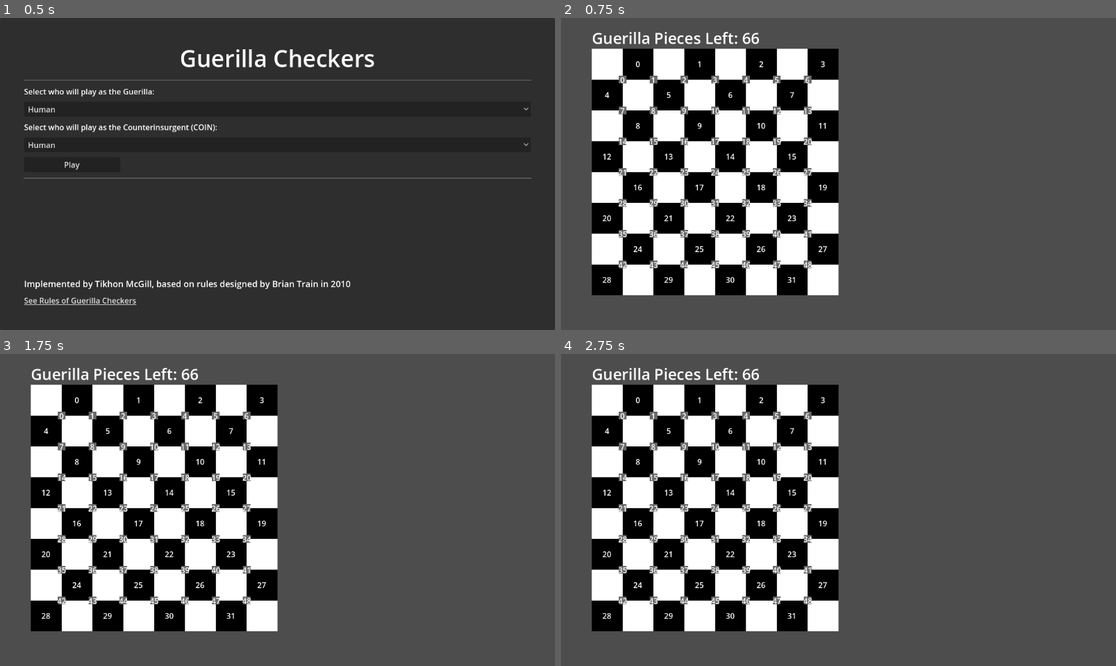
Above: before the commit, frames 1-4 (two rows, left to right).
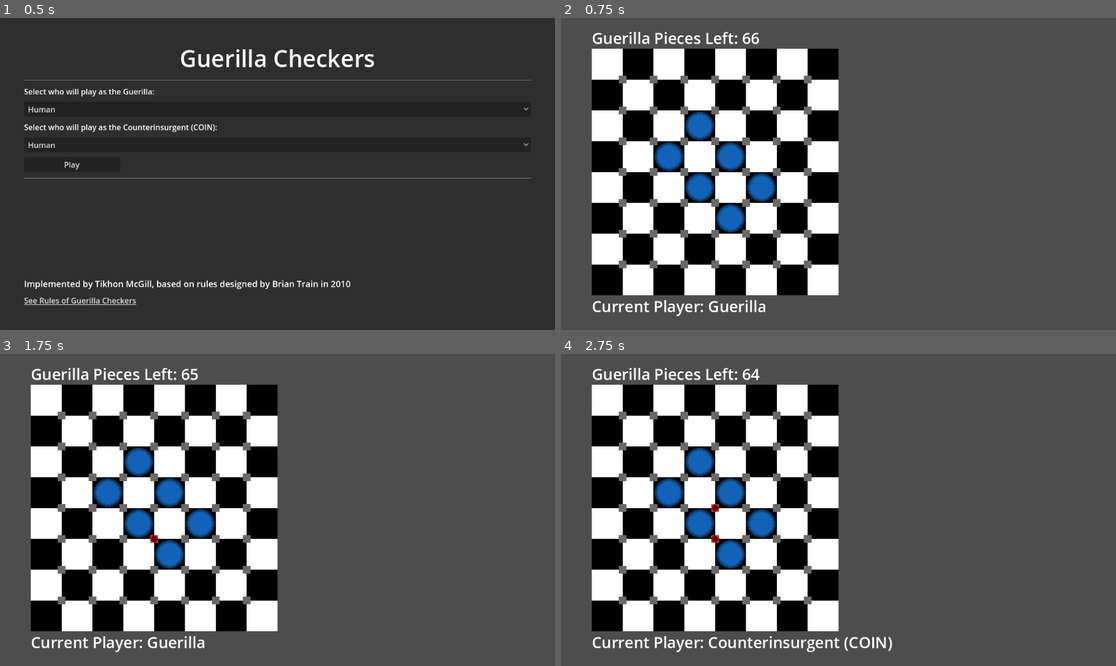
Above: after the commit, the same moments.

Repository: TikhonMcGill/guerilla-checkers
Game: Godot game, scene res://assets/scenes/main_menu/main_menu.tscn
Two runs of this game, one before a commit and one after it. Both use one fixed random seed, a clock stepped at 60 frames per second and the inputs below.
Inputs (mouse positions are in pixels of both pictures, inside the frame that each line leads up to):
- Up to frame 1 (0.5 s): no input
- Up to frame 2 (0.75 s): click "Play" at 0.5 s
- Up to frame 3 (1.75 s): tap Enter at 1.25 s; move the mouse to (399, 494) at 1.27 s
- Up to frame 4 (2.75 s): tap Space at 2 s; move the mouse to (727, 525) at 2.02 s

Frame 1 is identical in both runs. In frame 2, 3.9% of the frame differs, in the area x 5-48%, y 13-96%; in frame 3, 4.0%; in frame 4, 4.4%, in the area x 5-60%, y 4-96%.

Commit message:
Implement random move-taking for testing rules

Diff:
--- a/assets/objects/game_state.gd
+++ b/assets/objects/game_state.gd
@@ -213,6 +213,9 @@
 ##The corner into which the Guerilla has placed their first piece - saved so that the Game State knows next to which corner next piece must be placed
 var first_placed_piece_corner : int = -1
 
+##The COIN Checker that took a Guerilla Piece - this one will have to take all other available pieces
+var taking_coin_checker : int = -1
+
 ##The positions of the COIN Checkers - initially they are in positions corresponding to the diagram on https://www.di.fc.ul.pt/~jpn/gv/guerrilla.htm
 var coin_checker_positions : Array[int] = [9, 13, 14, 17, 18, 22]
 
@@ -260,7 +263,7 @@
 	return -1
 
 ##Get the Possible Corners into which the Guerilla Player can place their pieces
-func get_placeable_corners() -> Array[int]:
+func get_placeable_corners():
 	#If it's the first turn, the Guerilla can place their piece anywhere, so return all corners
 	if game_state == STATE.FIRST_TURN:
 		return CORNERS
@@ -290,7 +293,7 @@
 	return []
 
 ##Get the Possible Cells into which the COIN Player can move their Checker
-func get_moveable_cells(from_cell : int) -> Array[int]:
+func get_moveable_cells(from_cell : int):
 	assert(from_cell >= 0 and from_cell <= 31,"Cell to get Moveable cells of must be between 0 and 31")
 
 	#If it's the COIN Player's turn and they haven't taken a piece, the Checker can move to any unoccupied
@@ -307,12 +310,12 @@
 	#If the COIN Player took 1 or more pieces, then they can only move to an adjacent cell if it means taking another
 	#Guerilla Piece (per the rules of Guerilla Checkers)
 	elif game_state == STATE.COIN_TOOK_PIECE:
-		var movement_options = get_adjacent_cells(from_cell)
+		var movement_options = get_adjacent_cells(taking_coin_checker)
 		var result = []
 
 		for m in movement_options:
 			#Get the corner between the current Cell and the possible one to move to
-			var shared_corner := get_corner_between_cells(from_cell,m)
+			var shared_corner := get_corner_between_cells(taking_coin_checker,m)
 
 			#Can only move there if the next Cell is not occupied already by a Checker, and
 			#There exists a Guerilla piece in the corner between the 2 cells that can be taken
@@ -436,6 +439,7 @@
 		guerilla_piece_positions.erase(corner_between)
 		guerilla_piece_captured.emit(corner_between)
 		game_state = STATE.COIN_TOOK_PIECE
+		taking_coin_checker = to_cell
 
 	#Update the Game State
 
@@ -466,17 +470,22 @@
 func get_possible_moves() -> Array[Move]:
 	var current_player = get_current_player()
 
-	var moves = []
+	var moves : Array[Move] = []
 
 	if current_player == PLAYER.GUERILLA:
 		var placeable_corners = get_placeable_corners()
 		for p in placeable_corners:
 			moves.append(GuerillaPiecePlacementMove.new(p))
 	elif current_player == PLAYER.COIN:
-		for checker in coin_checker_positions:
-			var moveable_cells = get_moveable_cells(checker)
+		if game_state == STATE.COIN_TURN:
+			for checker in coin_checker_positions:
+				var moveable_cells = get_moveable_cells(checker)
+				for m in moveable_cells:
+					moves.append(COINCheckerMovementMove.new(checker,m))
+		elif game_state == STATE.COIN_TOOK_PIECE:
+			var moveable_cells = get_moveable_cells(taking_coin_checker)
 			for m in moveable_cells:
-				moves.append(COINCheckerMovementMove.new(checker,m))
+				moves.append(COINCheckerMovementMove.new(taking_coin_checker,m))
 
 	return moves
 
--- /dev/null
+++ b/assets/scenes/game_board/coin_checker/coin_checker.gd
@@ -0,0 +1,5 @@
+extends TextureRect
+
+class_name CoinChecker
+
+var my_cell : int
--- /dev/null
+++ b/assets/scenes/game_board/coin_checker/coin_checker.tscn
@@ -0,0 +1,11 @@
+[gd_scene load_steps=3 format=3 uid="uid://cueeockibnepn"]
+
+[ext_resource type="Texture2D" uid="uid://cnowo5he2x7d3" path="res://assets/scenes/game_board/coin_checker/coin_checker.png" id="1_qfg5i"]
+[ext_resource type="Script" path="res://assets/scenes/game_board/coin_checker/coin_checker.gd" id="2_hy3g5"]
+
+[node name="CoinChecker" type="TextureRect"]
+z_index = 2
+offset_right = 32.0
+offset_bottom = 32.0
+texture = ExtResource("1_qfg5i")
+script = ExtResource("2_hy3g5")
--- a/assets/scenes/game_board/corner/corner.tscn
+++ b/assets/scenes/game_board/corner/corner.tscn
@@ -3,6 +3,7 @@
 [ext_resource type="Script" path="res://assets/scenes/game_board/corner/corner.gd" id="1_24edk"]
 
 [node name="Corner" type="ColorRect"]
+z_index = 1
 script = ExtResource("1_24edk")
 
 [node name="Label" type="Label" parent="."]
--- a/assets/scenes/game_board/game_board.gd
+++ b/assets/scenes/game_board/game_board.gd
@@ -1,7 +1,19 @@
 extends Node2D
+
+class_name GameBoard
 
 const TILE_SCENE := preload("res://assets/scenes/game_board/tile/tile.tscn")
 const CORNER_SCENE := preload("res://assets/scenes/game_board/corner/corner.tscn")
+
+const COIN_CHECKER_SCENE := preload("res://assets/scenes/game_board/coin_checker/coin_checker.tscn")
+const GUERILLA_PIECE_SCENE := preload("res://assets/scenes/game_board/guerilla_piece/guerilla_piece.tscn")
+
+##Enum representing types of players, used to visualize whose turn it is
+enum PLAYER{
+	GUERILLA, ##The Guerilla
+	COIN, ##The Counterinsurgent (COIN)
+	GAME_OVER ##The Game is over
+}
 
 signal mouse_over_tile(tile : Tile)
 signal mouse_over_corner(corner : Corner)
@@ -10,7 +22,7 @@
 @export_color_no_alpha var tile_color_2 = Color.BLACK
 @export_color_no_alpha var corner_color = Color.DIM_GRAY
 
-@export_color_no_alpha var coin_checker_color = Color.BLUE
+@export_color_no_alpha var coin_checker_color = Color.DODGER_BLUE
 @export_color_no_alpha var guerilla_piece_color = Color.RED
 
 @export var tile_size : int = 48
@@ -20,7 +32,11 @@
 @onready var tiles = $Tiles
 @onready var corners = $Corners
 
+@onready var coin_checkers = $COINCheckers
+@onready var guerilla_pieces = $GuerillaPieces
+
 @onready var pieces_left_label = $PiecesLeftLabel
+@onready var current_player_label = $CurrentPlayerLabel
 
 var cells : Array[Tile] = []
 
@@ -30,7 +46,31 @@
 func _initialize_board():
 	_initialize_cells()
 	_initialize_corners()
-	_initialize_label()
+	_initialize_labels()
+
+##Clear all pieces present on the board
+func _clear_pieces() -> void:
+	#Clear all COIN Checkers
+	for checker in coin_checkers.get_children():
+		checker.queue_free()
+
+	#Clear all Guerilla Pieces
+	for piece in guerilla_pieces.get_children():
+		piece.queue_free()
+
+##Represent a Game State
+func represent_game_state(_game_state : GameState) -> void:
+	_clear_pieces()
+	#Place the COIN Checkers based on their Cell positions in the Game State
+	for checker in _game_state.coin_checker_positions:
+		_create_coin_checker(checker)
+
+	#Place the Guerilla Pieces based on their Corner positions in the Game State
+	for piece in _game_state.guerilla_piece_positions:
+		_create_guerilla_piece(piece)
+
+	pieces_left_label.text = "Guerilla Pieces Left: %d" % _game_state.guerilla_pieces_left
+	_show_current_player(_game_state.get_current_player())
 
 ##Place all Cells of the Board in an 8-by-8 grid
 func _initialize_cells():
@@ -80,10 +120,23 @@
 			if label_corners == true:
 				corner.get_node("Label").text = str(corner.get_index())
 
-func _initialize_label():
+func _initialize_labels():
 	pieces_left_label.text = "Guerilla Pieces Left: 66"
 	pieces_left_label.add_theme_font_size_override("font_size",tile_size / 2)
 	pieces_left_label.position = Vector2i(0,-pieces_left_label.size.y)
+
+	current_player_label.text = "Current Player: Guerilla"
+	current_player_label.add_theme_font_size_override("font_size",tile_size/2)
+	current_player_label.position = Vector2i(0,8 * tile_size)
+
+##Method to write in the label which player's turn it is
+func _show_current_player(player : int):
+	if player == PLAYER.COIN:
+		current_player_label.text = "Current Player: Counterinsurgent (COIN)"
+	elif player == PLAYER.GUERILLA:
+		current_player_label.text = "Current Player: Guerilla"
+	else:
+		current_player_label.text = "Game Over"
 
 ##Create a Tile representing a cell with the selected color at the selected position
 func _create_tile(_tile_col : Color,_tile_pos : Vector2i) -> Tile:
@@ -105,9 +158,6 @@
 	var new_corner : Corner = CORNER_SCENE.instantiate()
 	new_corner.size = Vector2i(tile_size/4,tile_size/4)
 
-	#Set the Corner's pivot to be in the center
-	new_corner.pivot_offset = new_corner.size/2
-
 	new_corner.global_position = _corner_pos
 
 	new_corner.color = corner_color
@@ -117,6 +167,37 @@
 	corners.add_child(new_corner)
 
 	return new_corner
+
+##Function to create a COIN Checker at a specific cell
+func _create_coin_checker(cell : int) -> void:
+	var new_coin_checker : CoinChecker = COIN_CHECKER_SCENE.instantiate()
+
+	new_coin_checker.my_cell = cell
+
+	var cell_tile = get_cell_tile(cell)
+
+	new_coin_checker.size = cell_tile.size
+
+	new_coin_checker.modulate = coin_checker_color
+
+	new_coin_checker.position = cell_tile.position
+
+	coin_checkers.add_child(new_coin_checker)
+
+##Function to create a Guerilla Piece at a specific corner
+func _create_guerilla_piece(corner : int) -> void:
+	var new_guerilla_piece : GuerillaPiece = GUERILLA_PIECE_SCENE.instantiate()
+
+	new_guerilla_piece.my_corner = corner
+
+	var graphical_corner = corners.get_child(corner)
+
+	new_guerilla_piece.modulate = guerilla_piece_color
+
+	new_guerilla_piece.position = graphical_corner.position
+	new_guerilla_piece.size = graphical_corner.size
+
+	guerilla_pieces.add_child(new_guerilla_piece)
 
 func handle_mouse_tile_enter(tile : Tile):
 	mouse_over_tile.emit(tile)
--- a/assets/scenes/game_board/game_board.tscn
+++ b/assets/scenes/game_board/game_board.tscn
@@ -9,6 +9,14 @@
 
 [node name="Corners" type="Node2D" parent="."]
 
+[node name="COINCheckers" type="Node2D" parent="."]
+
+[node name="GuerillaPieces" type="Node2D" parent="."]
+
 [node name="PiecesLeftLabel" type="Label" parent="."]
 offset_top = -23.0
 offset_right = 248.0
+
+[node name="CurrentPlayerLabel" type="Label" parent="."]
+offset_top = -23.0
+offset_right = 248.0
--- /dev/null
+++ b/assets/scenes/game_board/guerilla_piece/guerilla_piece.gd
@@ -0,0 +1,5 @@
+extends TextureRect
+
+class_name GuerillaPiece
+
+var my_corner : int
--- /dev/null
+++ b/assets/scenes/game_board/guerilla_piece/guerilla_piece.tscn
@@ -0,0 +1,9 @@
+[gd_scene load_steps=3 format=3 uid="uid://c8pj0dii3m5fw"]
+
+[ext_resource type="Texture2D" uid="uid://bge3stc4ftrug" path="res://assets/scenes/game_board/guerilla_piece/guerilla_piece.png" id="1_2uocs"]
+[ext_resource type="Script" path="res://assets/scenes/game_board/guerilla_piece/guerilla_piece.gd" id="2_0xc5f"]
+
+[node name="GuerillaPiece" type="TextureRect"]
+z_index = 3
+texture = ExtResource("1_2uocs")
+script = ExtResource("2_0xc5f")
--- a/assets/scenes/game_scene/game_scene.gd
+++ b/assets/scenes/game_scene/game_scene.gd
@@ -3,14 +3,15 @@
 const MAIN_MENU_PATH := "res://assets/scenes/main_menu/main_menu.tscn"
 
 var game_state : GameState
+var game_board : GameBoard
 
 @onready var quit_confirmation_dialog = $QuitConfirmationDialog
-@onready var game_board = $GameBoard
-
-@onready var adjacency_test_timer = $AdjacencyTestTimer
 
 func _ready():
 	game_state = GameState.new()
+	game_board = $GameBoard
+
+	game_board.represent_game_state(game_state)
 
 func _unhandled_key_input(event):
 	if event.is_action_pressed("escape") == true:
@@ -18,3 +19,13 @@
 
 func _on_quit_confirmation_dialog_confirmed():
 	get_tree().change_scene_to_file(MAIN_MENU_PATH)
+
+func _on_game_test_timer_timeout():
+	var moves := game_state.get_possible_moves()
+
+	if len(moves) == 0:
+		return
+
+	var move : Move = moves.pick_random()
+	game_state.take_move(move)
+	game_board.represent_game_state(game_state)
--- a/assets/scenes/game_scene/game_scene.tscn
+++ b/assets/scenes/game_scene/game_scene.tscn
@@ -12,10 +12,12 @@
 dialog_text = "Are you sure you want to return to the Main Menu?"
 cancel_button_text = "No"
 
+[node name="GameTestTimer" type="Timer" parent="."]
+autostart = true
+
 [node name="GameBoard" parent="." instance=ExtResource("2_s2l1n")]
 position = Vector2(64, 64)
 tile_size = 64
-label_cells = true
-label_corners = true
 
 [connection signal="confirmed" from="QuitConfirmationDialog" to="." method="_on_quit_confirmation_dialog_confirmed"]
+[connection signal="timeout" from="GameTestTimer" to="." method="_on_game_test_timer_timeout"]
